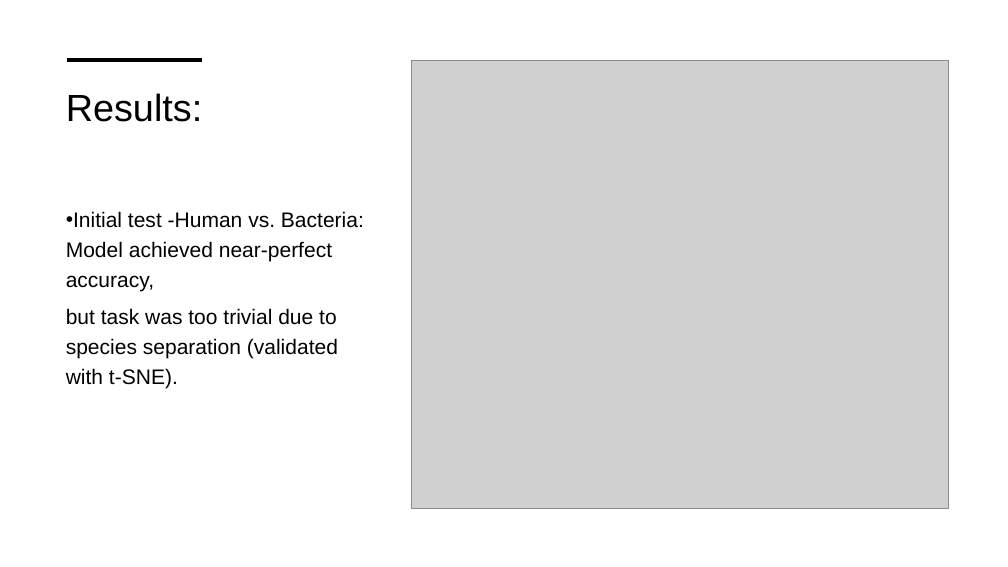
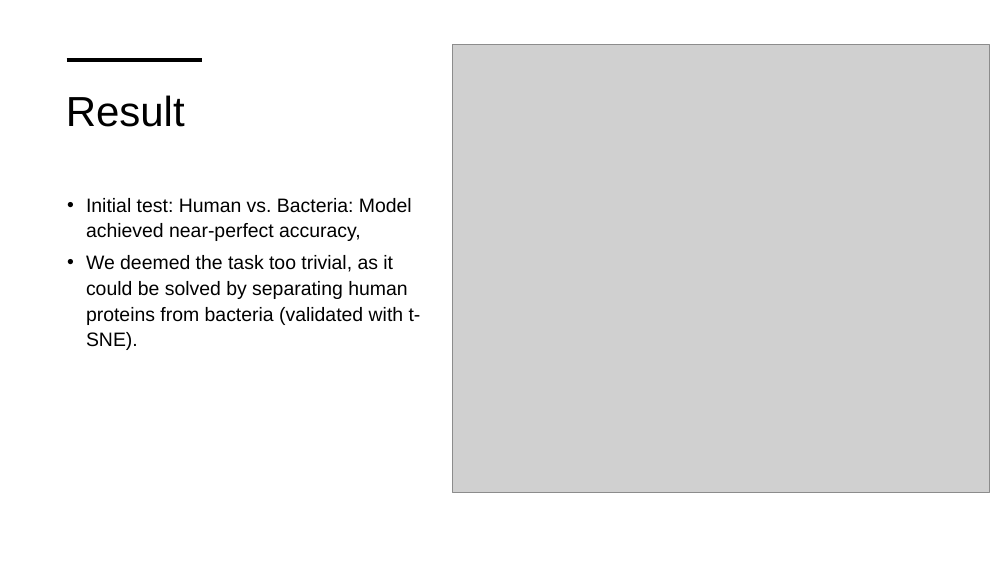
Before and after one commit to shiragelb/Bio-3D-Hackathon-2025, a slide deck: slide 5 of NES-Finder.pptx. Drawn at 1008x567 pixels with LibreOffice and Linux fonts; fonts in the diff are those of the drawing; grey boxes stand for pictures. Boxes give left, top, right and bottom in pixels: in the first picture for what was removed or moved away, otherwise in the second. Text is boxed around its words. In the diff, an @@ line names an element or a change of style, - is before the commit and + after.

```diff
--- a/NES-Finder.pptx
+++ b/NES-Finder.pptx
@@ picture: place and size @@
-picture at box(412, 60, 949, 509)
+picture at box(452, 45, 989, 493)
@@ title removed at box(66, 93, 202, 122) @@
-Results:
@@ title added at box(66, 95, 185, 127), 40 pt, text #000000 @@
+Result
@@ text at box(86, 198, 421, 350): text changed; size 20 to 18.5 pt @@
-• Initial test -Human vs. Bacteria: Model achieved near-perfect accuracy,
-but task was too trivial due to species separation (validated with t-SNE).
+• Initial test: Human vs. Bacteria: Model achieved near-perfect accuracy,
+• We deemed the task too trivial, as it could be solved by separating human proteins from bacteria (validated with t-SNE).
```
Also in this commit, not shown: 5 other slides changed.
